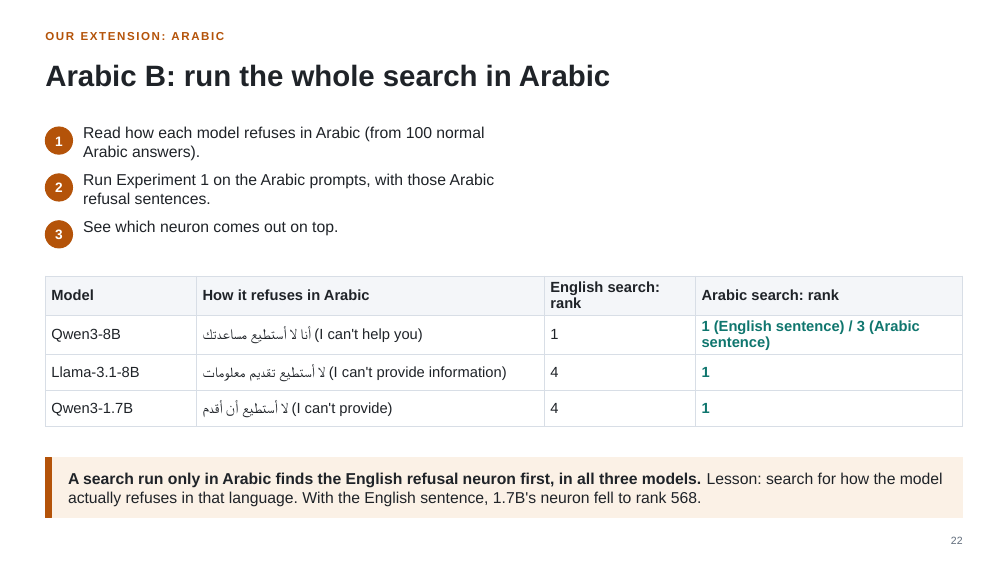
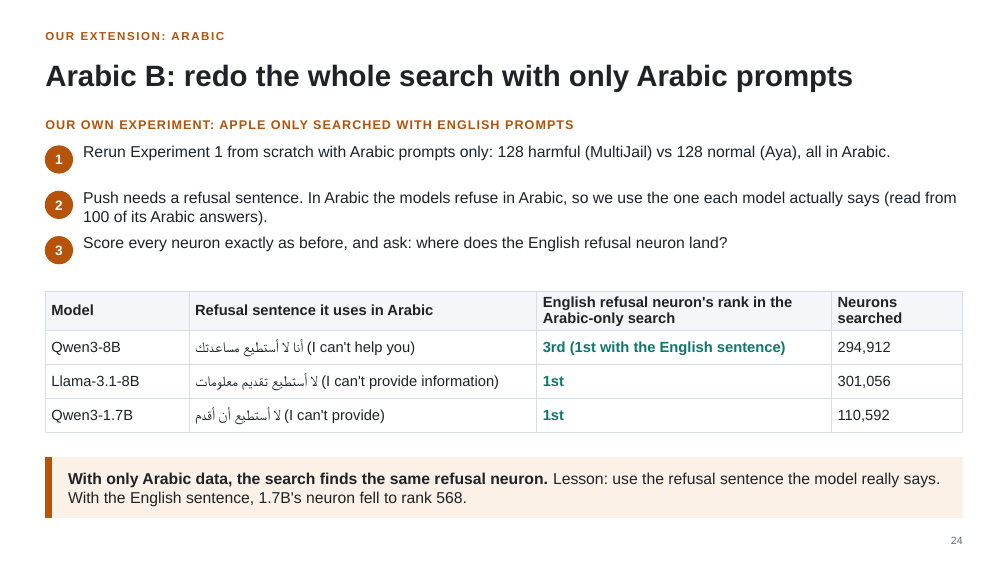
Before and after one commit to fjoad/refusal-neurons, a slide deck: slide 24 of slides/refusal_neurons_update.pptx (slide 22 before the commit). Drawn at 1008x567 pixels with LibreOffice and Linux fonts; fonts in the diff are those of the drawing. Boxes give left, top, right and bottom in pixels: in the first picture for what was removed or moved away, otherwise in the second. Text is boxed around its words. In the diff, an @@ line names an element or a change of style, - is before the commit and + after.

```diff
--- a/slides/refusal_neurons_update.pptx
+++ b/slides/refusal_neurons_update.pptx
@@ text at box(45, 64, 853, 92): text changed @@
-Arabic B: run the whole search in Arabic
+Arabic B: redo the whole search with only Arabic prompts
@@ text "1": place and size @@
-text "1" at box(55, 136, 63, 146)
+text "1" at box(55, 154, 63, 164)
@@ ellipse: place and size @@
-ellipse at box(45, 127, 73, 154)
+ellipse at box(45, 146, 73, 173)
@@ text added at box(45, 120, 573, 129), 12 pt, text #B45309, bold @@
+OUR OWN EXPERIMENT: APPLE ONLY SEARCHED WITH ENGLISH PROMPTS
@@ text removed at box(83, 126, 484, 161) @@
-Read how each model refuses in Arabic (from 100 normal Arabic answers).
@@ text added at box(83, 145, 891, 161), 15 pt, text #1F2328 @@
+Rerun Experiment 1 from scratch with Arabic prompts only: 128 harmful (MultiJail) vs 128 normal (Aya), all in Arabic.
@@ text removed at box(83, 173, 495, 204) @@
-Run Experiment 1 on the Arabic prompts, with those Arabic refusal sentences.
@@ 2 texts, 2 ellipses: place and size @@
-2 texts, 2 ellipses at box(45, 174, 73, 248)
+2 texts, 2 ellipses at box(45, 191, 73, 264)
@@ text added at box(83, 191, 956, 226), 15 pt, text #1F2328 @@
+Push needs a refusal sentence. In Arabic the models refuse in Arabic, so we use the one each model actually says (read from 100 of its Arabic answers).
@@ text removed at box(83, 220, 338, 236) @@
-See which neuron comes out on top.
@@ text added at box(83, 236, 728, 252), 15 pt, text #1F2328 @@
+Score every neuron exactly as before, and ask: where does the English refusal neuron land?
@@ table at box(45, 291, 963, 429) @@
-row 1: Model | How it refuses in Arabic | English search: rank | Arabic search: rank
+row 1: Model | Refusal sentence it uses in Arabic | English refusal neuron's rank in the Arabic-only search | Neurons searched
-row 2, column 3: 1
+row 2, column 3: 3rd (1st with the English sentence)
-row 2, column 4: 1 (English sentence) / 3 (Arabic sentence)
+row 2, column 4: 294,912
-row 3, column 3: 4
+row 3, column 3: 1st
-row 3, column 4: 1
+row 3, column 4: 301,056
-row 4, column 3: 4
+row 4, column 3: 1st
-row 4, column 4: 1
+row 4, column 4: 110,592
@@ table: place and size @@
-table at box(45, 276, 963, 422)
+table at box(45, 291, 963, 429)
@@ text at box(68, 472, 941, 507): text changed @@
-A search run only in Arabic finds the English refusal neuron first, in all three models. Lesson: search for how the model actually refuses in that language. With the English sentence, 1.7B's neuron fell to rank 568.
+With only Arabic data, the search finds the same refusal neuron. Lesson: use the refusal sentence the model really says. With the English sentence, 1.7B's neuron fell to rank 568.
@@ text at box(951, 536, 963, 544): text changed @@
-22
+24
```
Also in this commit, not shown: 14 other slides changed, 4 slides added, 2 slides removed, 3 other files.
